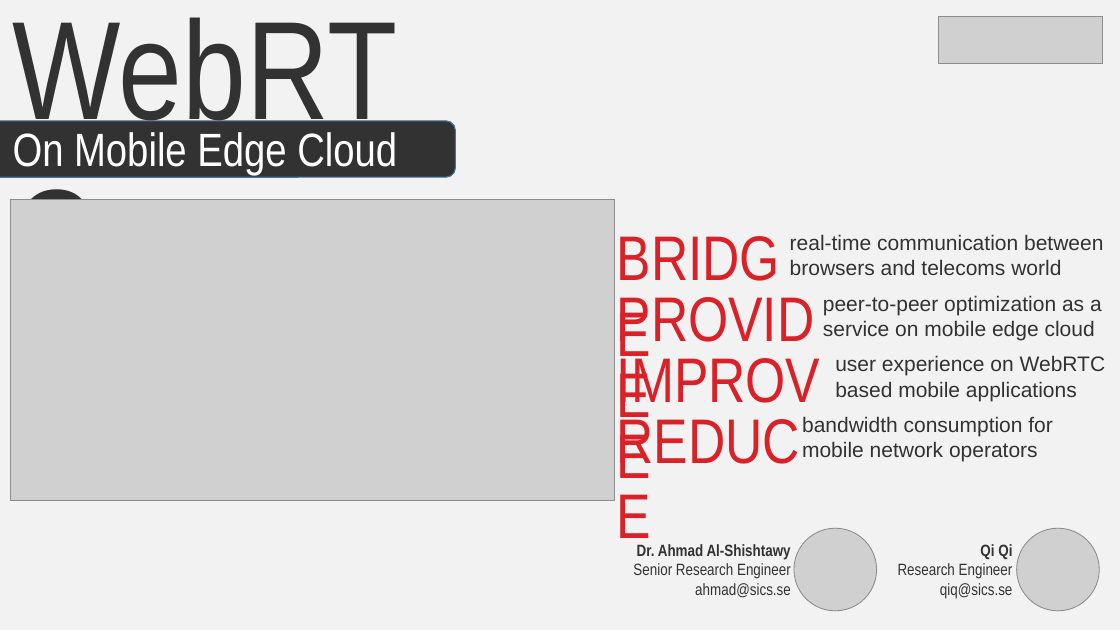
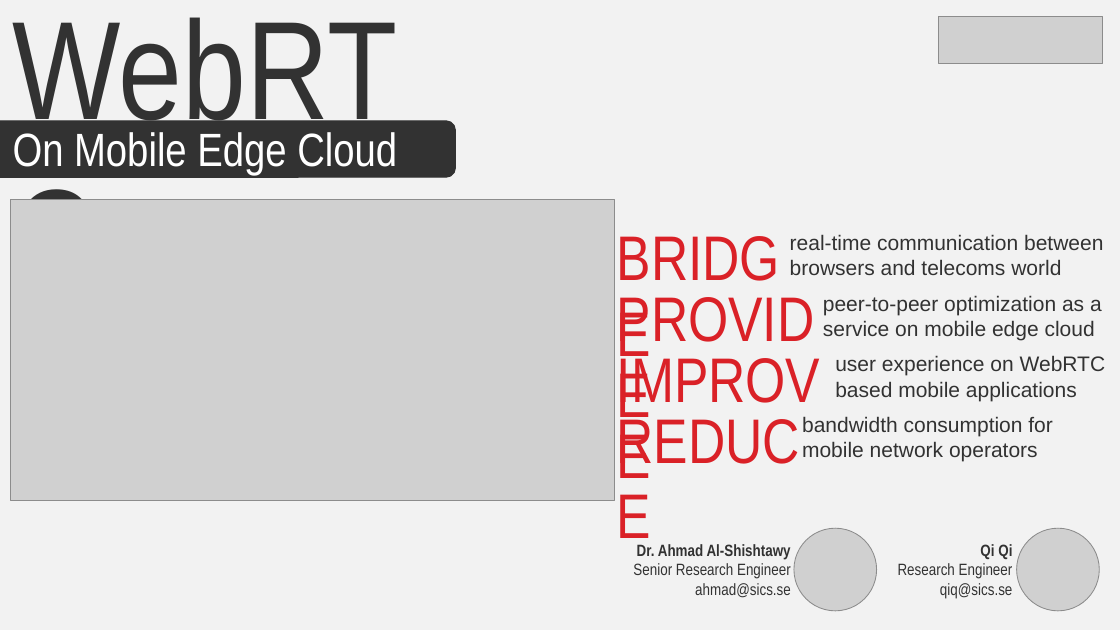
Before and after one commit to qi-qi/webrtc, a slide deck: slide 1 of WebRTC_2min_Horizontal.pptx. Drawn at 1120x630 pixels with LibreOffice and Linux fonts; fonts in the diff are those of the drawing; grey boxes stand for pictures. Boxes give left, top, right and bottom in pixels: in the first picture for what was removed or moved away, otherwise in the second. Text is boxed around its words. In the diff, an @@ line names an element or a change of style, - is before the commit and + after.

```diff
--- a/WebRTC_2min_Horizontal.pptx
+++ b/WebRTC_2min_Horizontal.pptx
@@ rounded rectangle at <box>0,121,455,177</box>: outline #43739E 1 pt to #323232 1 pt @@
```
Also in this commit, not shown: 1 other file.
